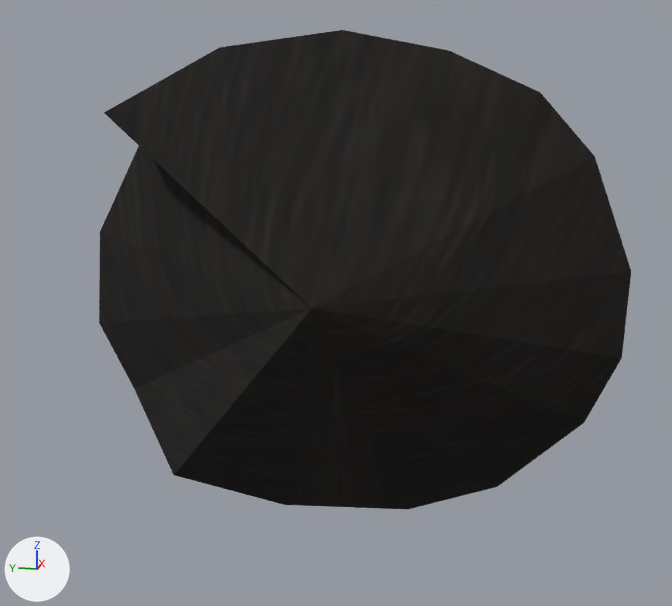
The OBJ model Models/HabitatPanda/Po_Panda/BicepIzq.obj, before and after one commit.
One viewpoint serves both versions: a camera (50 mm lens) standing at (-0.662, -0.147, 0.165) and looking at (0.191, 0.024, -0.048). The axes (+X, +Y, +Z) are drawn at lower left. The lights are the same throughout. Where no turn or scale is listed for an object, it has been applied to the vertices.

The first picture shows 'BicepIzq'.
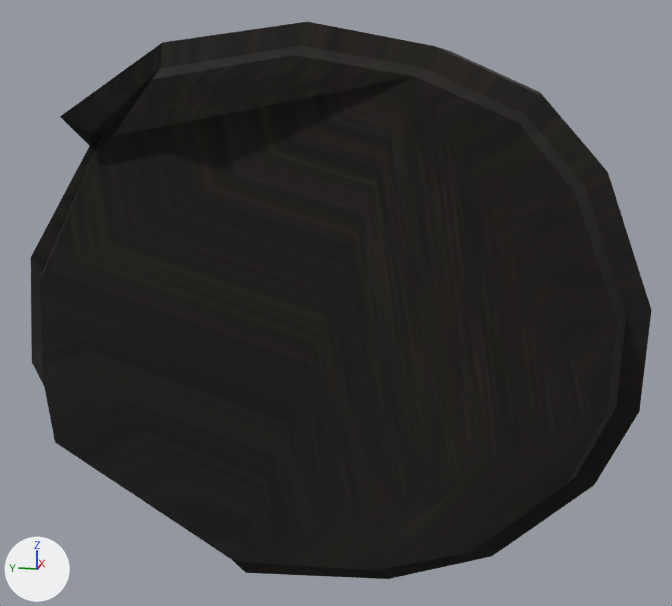
Boxes [x1, y1, x2, y2] around the edits, measured in the pictures (672 x 606 px):
'BicepIzq', reshaped (17% wider, 16% taller)
    before: [99, 30, 631, 510]
    after: [31, 22, 651, 579]

What the commit changed:
me_bicepizq is used by ob_bicepizq; location (0.0, 0.0, 0.0).
me_bicepizq had 94 vertices, 171 faces and spanned x 0.008..0.447, y -0.234..0.264, z -0.292..0.2.
me_bicepizq now has 144 vertices, 206 faces and spans x -0.06..0.447, y -0.234..0.264, z -0.292..0.2.
Part 1, on me_bicepizq:
1 vertex is removed from x 0.008, y 0.005, z -0.007.
17 faces are deleted.
46 vertices are added at x -0.06..0.052, y -0.218..0.245, z -0.234..0.2.
5 new vertices lie (-0.126, 0.0, 0.0) away from vertices in x 0.087..0.12, y -0.234..0.059, z -0.228..0.103.
52 new faces join them.
